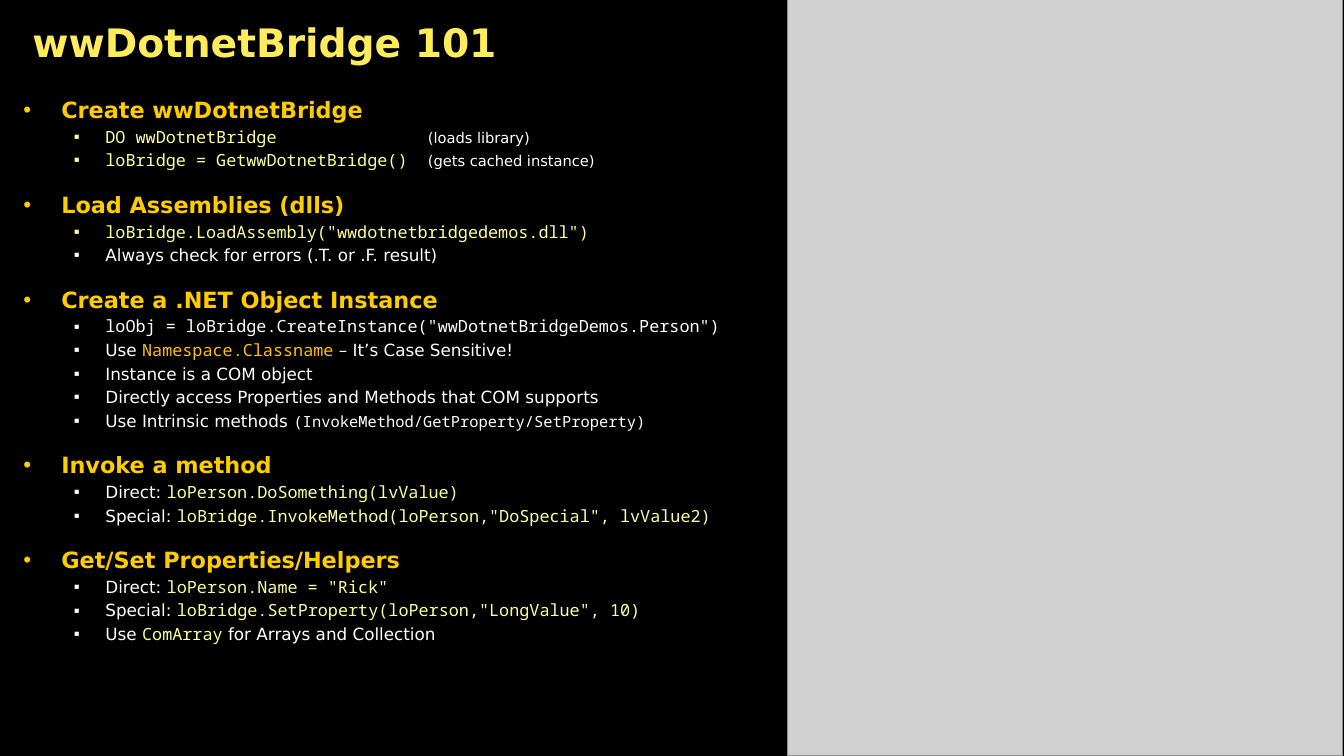
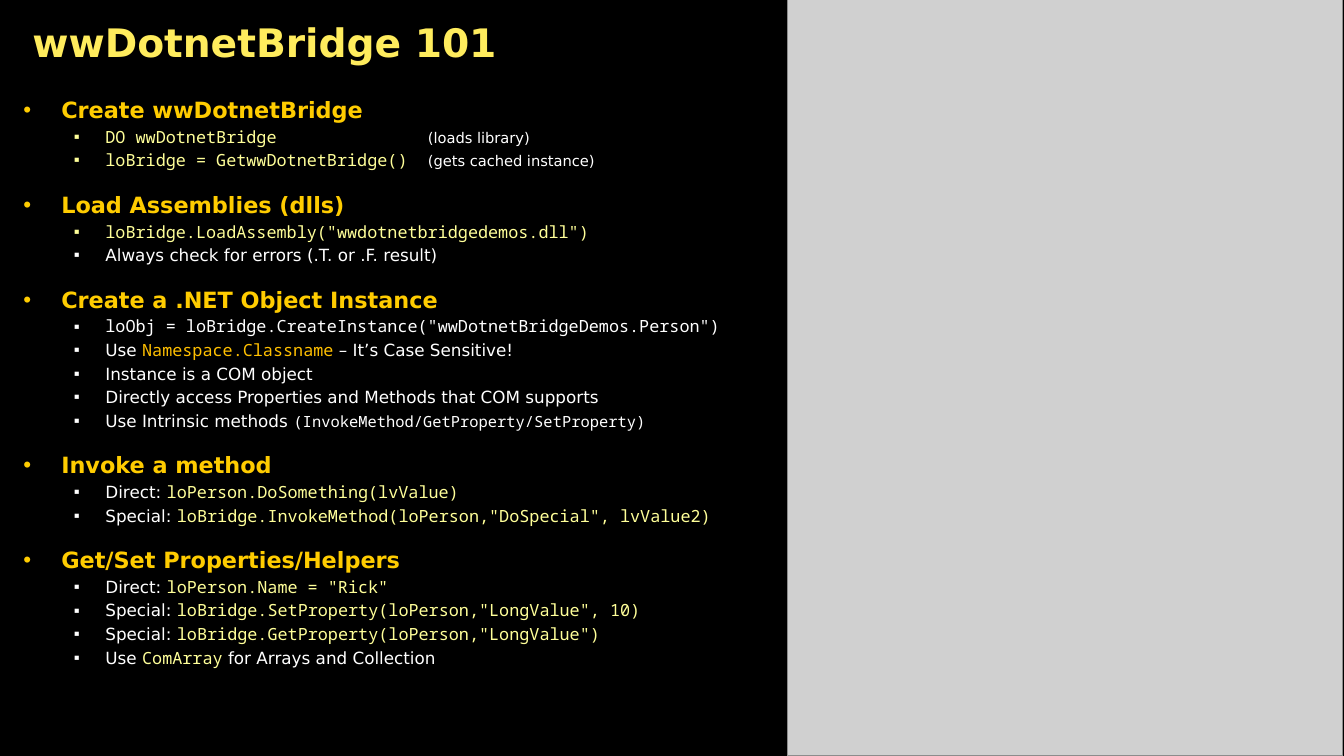
Before and after one commit to RickStrahl/swfox2024-wwdotnetbridge-revisited, a slide deck: slide 8 of Documents/Strahl-swFox2024-wwDotnetBridge-Revisited.pptx. Drawn at 1344x756 pixels with LibreOffice and Linux fonts; fonts in the diff are those of the drawing; grey boxes stand for pictures; background and template pictures are left out. Boxes give left, top, right and bottom in pixels: in the first picture for what was removed or moved away, otherwise in the second. Text is boxed around its words. In the diff, an @@ line names an element or a change of style, - is before the commit and + after.

```diff
--- a/Documents/Strahl-swFox2024-wwDotnetBridge-Revisited.pptx
+++ b/Documents/Strahl-swFox2024-wwDotnetBridge-Revisited.pptx
@@ text at [105, 627, 600, 644]: paragraph added @@
+  ▪ Special: loBridge.GetProperty(loPerson,"LongValue")
```
Also in this commit, not shown: 14 other slides changed, 24 other files.
